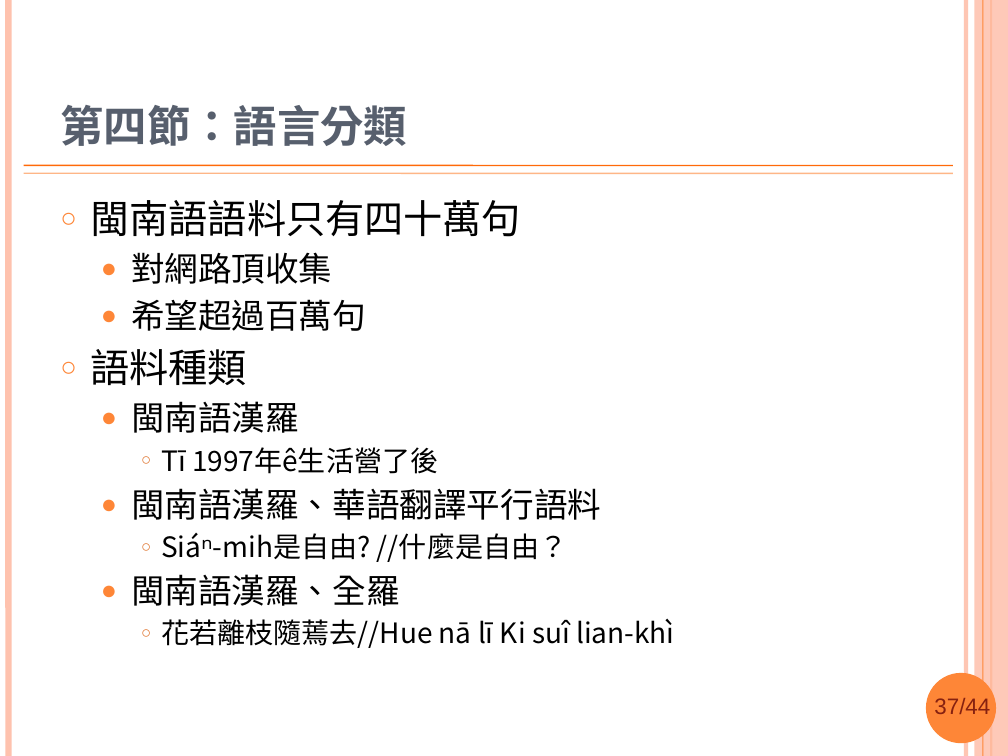
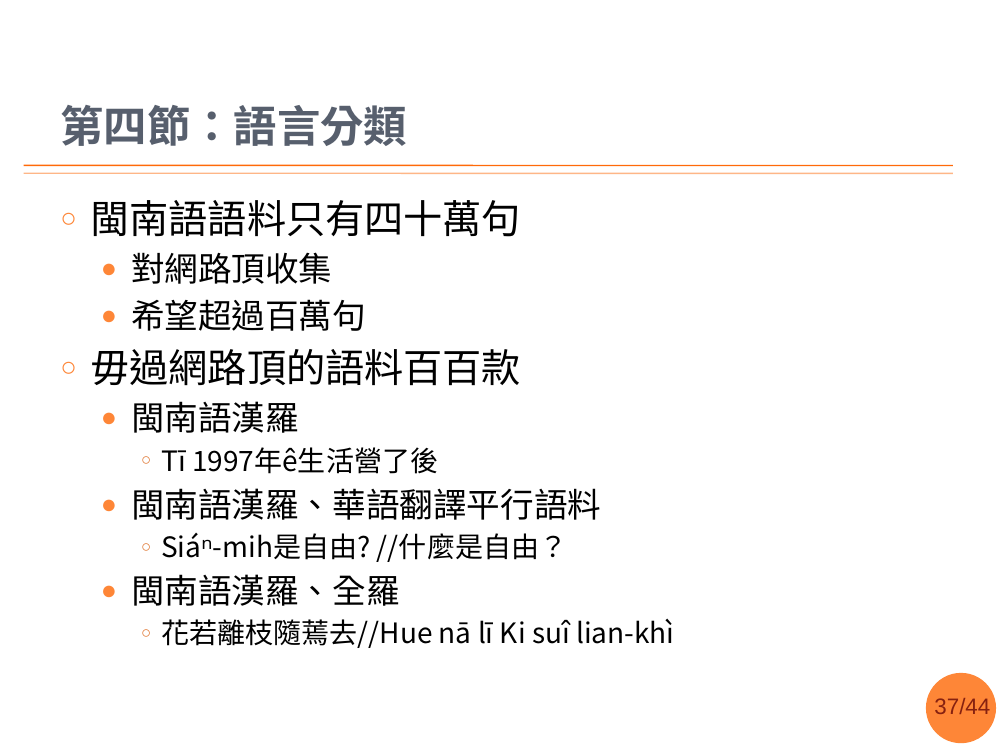
Before and after one commit to sih4sing5hong5/po3-ko3_tau5-iann2-phinn3, a slide deck: slide 37 of 翻譯報告.pptx. Drawn at 1008x756 pixels with LibreOffice and Linux fonts; fonts in the diff are those of the drawing; background and template pictures are left out. Boxes give left, top, right and bottom in pixels: in the first picture for what was removed or moved away, otherwise in the second. Text is boxed around its words. In the diff, an @@ line names an element or a change of style, - is before the commit and + after.

```diff
--- a/翻譯報告.pptx
+++ b/翻譯報告.pptx
@@ line removed from (8, 0) to (8, 756) @@
@@ line removed from (966, 0) to (966, 756) @@
@@ rectangle removed at bbox=[975, 0, 1008, 756] @@
@@ line removed from (983, 0) to (983, 756) @@
@@ line removed from (991, 0) to (991, 756) @@
@@ text at bbox=[91, 349, 522, 386]: text changed @@
-○ 語料種類
+○ 毋過網路頂的語料百百款
```
Also in this commit, not shown: 54 other slides changed, 3 slides added, 5 slides removed.
